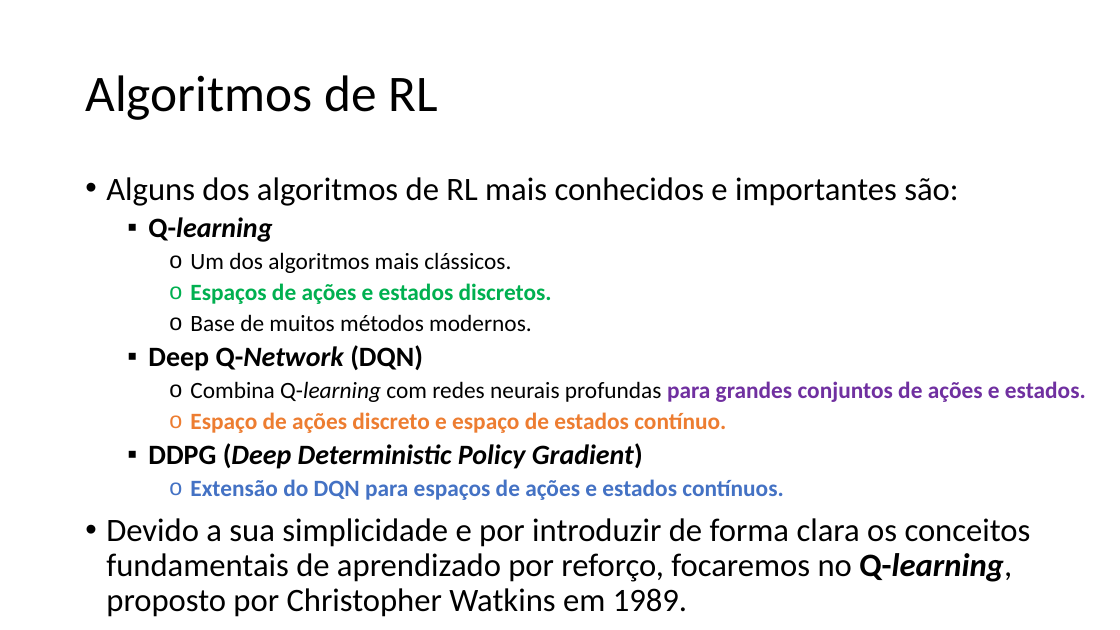
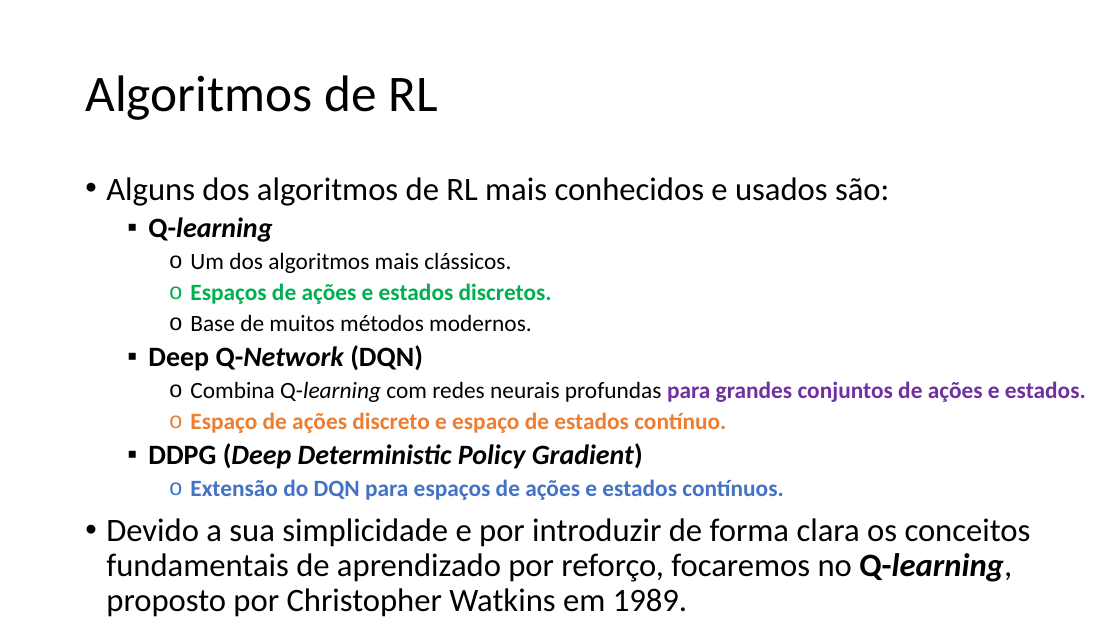
Before and after one commit to zz4fap/c24_inteligencia_artificial, a slide deck: slide 12 of slides/C24_Q_learning.pptx. Drawn at 1120x630 pixels with LibreOffice and Linux fonts; fonts in the diff are those of the drawing. Boxes give left, top, right and bottom in pixels: in the first picture for what was removed or moved away, otherwise in the second. Text is boxed around its words. In the diff, an @@ line names an element or a change of style, - is before the commit and + after.

```diff
--- a/slides/C24_Q_learning.pptx
+++ b/slides/C24_Q_learning.pptx
@@ text at [106,177,889,206]: text changed @@
-• Alguns dos algoritmos de RL mais conhecidos e importantes são:
+• Alguns dos algoritmos de RL mais conhecidos e usados são:
```
Also in this commit, not shown: 11 other slides changed, 1 other file.
